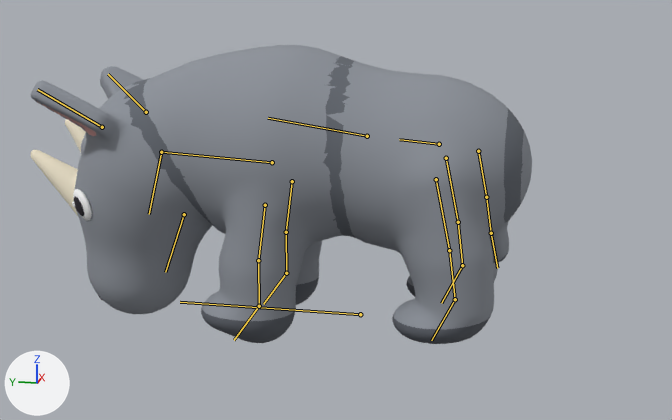
One commit to the glTF model art_sources/own/black_rhino_LOD0.glb: the scene before it, then after it.
Camera for both pictures: a camera (50 mm lens) standing at (-4.93, -0.67, 1.8) and looking at (0.09, 0.34, 0.55). Every picture has the same lights, and +X, +Y and +Z are marked at lower left. The first picture is the older version. Both versions are drawn at frame 5 of the action 'attack'; the numbers are the values there. The bones that bend it are drawn over the model as lines.

Objects in the first picture: 'black_rhino'.
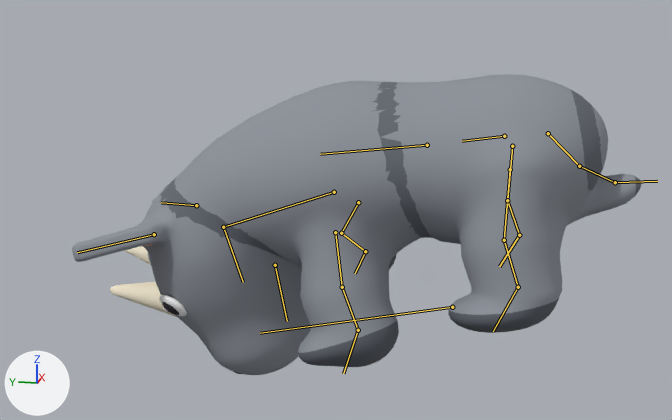
What changed in the scene script:
```text
Change bone_root:
    where bone_root = bpy.data.objects['black_rhino_rig'].pose.bones['root']
    bone_root.location: (0.0, 0.175, -0.033) -> (0.0, -0.342, 0.049)
    bone_root.rotation_quaternion: (1.0, 0.0, 0.0, 0.0) -> (0.994, -0.106, 0.0, 0.0)  # degrees (0, 0, 0) -> degrees (-12, 0, 0)
    bone_root.scale: (1.0, 1.0, 1.0) -> (1.14, 1.05, 0.9)
Change bone_chest:
    where bone_chest = bpy.data.objects['black_rhino_rig'].pose.bones['chest']  # child of 'hips'
    bone_chest.rotation_quaternion: (1.0, -0.025, 0.0, 0.0) -> (0.999, -0.042, 0.0, 0.0)  # degrees (-3, 0, 0) -> degrees (-5, 0, 0)
Change bone_neck:
    where bone_neck = bpy.data.objects['black_rhino_rig'].pose.bones['neck']  # child of 'chest'
    bone_neck.rotation_quaternion: (0.985, -0.174, 0.0, 0.0) -> (0.965, -0.263, 0.0, 0.0)  # degrees (-20, 0, 0) -> degrees (-30, 0, 0)
Change bone_head:
    where bone_head = bpy.data.objects['black_rhino_rig'].pose.bones['head']  # child of 'neck'
    bone_head.rotation_quaternion: (0.992, -0.125, 0.0, 0.0) -> (0.983, -0.185, 0.0, 0.0)  # degrees (-14, 0, 0) -> degrees (-21, 0, 0)
Change bone_ear_l:
    where bone_ear_l = bpy.data.objects['black_rhino_rig'].pose.bones['ear.L']  # child of 'head'
    bone_ear_l.rotation_quaternion: (0.98, -0.199, 0.0, 0.0) -> (0.954, -0.257, -0.041, 0.152)  # degrees (-23, 0, 0) -> degrees (-30, 0, 18)
Change bone_ear_r:
    where bone_ear_r = bpy.data.objects['black_rhino_rig'].pose.bones['ear.R']  # child of 'head'
    bone_ear_r.rotation_quaternion: (0.98, -0.199, 0.0, 0.0) -> (0.954, -0.257, 0.041, -0.152)  # degrees (-23, 0, 0) -> degrees (-30, 0, -18)
Change bone_fl_upper_l:
    where bone_fl_upper_l = bpy.data.objects['black_rhino_rig'].pose.bones['fl_upper.L']  # child of 'chest'
    bone_fl_upper_l.rotation_quaternion: (0.995, 0.092, 0.0, 0.0) -> (0.993, 0.053, 0.006, 0.106)  # degrees (11, 0, 0) -> degrees (6, 0, 12)
Change bone_fl_lower_l:
    where bone_fl_lower_l = bpy.data.objects['black_rhino_rig'].pose.bones['fl_lower.L']  # child of 'fl_upper.L'
    bone_fl_lower_l.rotation_quaternion: (0.998, -0.066, 0.0, 0.0) -> (0.994, -0.106, 0.0, 0.0)  # degrees (-8, 0, 0) -> degrees (-12, 0, 0)
Change bone_fl_upper_r:
    where bone_fl_upper_r = bpy.data.objects['black_rhino_rig'].pose.bones['fl_upper.R']  # child of 'chest'
    bone_fl_upper_r.rotation_quaternion: (0.995, 0.092, 0.0, 0.0) -> (0.909, 0.301, -0.091, -0.274)  # degrees (11, 0, 0) -> degrees (37, 0, -34)
Change bone_fl_lower_r:
    where bone_fl_lower_r = bpy.data.objects['black_rhino_rig'].pose.bones['fl_lower.R']  # child of 'fl_upper.R'
    bone_fl_lower_r.rotation_quaternion: (0.998, -0.066, 0.0, 0.0) -> (0.899, -0.432, 0.0, 0.0)  # degrees (-8, 0, 0) -> degrees (-51, 0, 0)
Change bone_fl_foot_r:
    where bone_fl_foot_r = bpy.data.objects['black_rhino_rig'].pose.bones['fl_foot.R']  # child of 'fl_lower.R'
    bone_fl_foot_r.rotation_quaternion: (1.0, 0.0, 0.0, 0.0) -> (0.994, 0.106, 0.0, 0.0)  # degrees (0, 0, 0) -> degrees (12, 0, 0)
Change bone_tail1:
    where bone_tail1 = bpy.data.objects['black_rhino_rig'].pose.bones['tail1']  # child of 'hips'
    bone_tail1.rotation_quaternion: (1.0, -0.026, 0.0, 0.0) -> (0.983, -0.181, 0.0, 0.0)  # degrees (-3, 0, 0) -> degrees (-21, 0, 0)
Change bone_tail2:
    where bone_tail2 = bpy.data.objects['black_rhino_rig'].pose.bones['tail2']  # child of 'tail1'
    bone_tail2.rotation_quaternion: (1.0, -0.026, 0.0, 0.0) -> (0.975, -0.223, 0.0, 0.0)  # degrees (-3, 0, 0) -> degrees (-26, 0, 0)
Change bone_tail3:
    where bone_tail3 = bpy.data.objects['black_rhino_rig'].pose.bones['tail3']  # child of 'tail2'
    bone_tail3.rotation_quaternion: (1.0, -0.026, 0.0, 0.0) -> (0.965, -0.262, 0.0, 0.0)  # degrees (-3, 0, 0) -> degrees (-30, 0, 0)
Change bone_hl_upper_l:
    where bone_hl_upper_l = bpy.data.objects['black_rhino_rig'].pose.bones['hl_upper.L']  # child of 'hips'
    bone_hl_upper_l.rotation_quaternion: (0.994, -0.105, 0.0, 0.0) -> (0.989, 0.105, 0.011, 0.106)  # degrees (-12, 0, 0) -> degrees (12, 0, 12)
Change bone_hl_lower_l:
    where bone_hl_lower_l = bpy.data.objects['black_rhino_rig'].pose.bones['hl_lower.L']  # child of 'hl_upper.L'
    bone_hl_lower_l.rotation_quaternion: (0.999, 0.039, 0.0, 0.0) -> (0.987, -0.159, 0.0, 0.0)  # degrees (5, 0, 0) -> degrees (-18, 0, 0)
Change bone_hl_foot_l:
    where bone_hl_foot_l = bpy.data.objects['black_rhino_rig'].pose.bones['hl_foot.L']  # child of 'hl_lower.L'
    bone_hl_foot_l.rotation_quaternion: (0.998, 0.052, 0.0, 0.0) -> (0.994, 0.106, 0.0, 0.0)  # degrees (6, 0, 0) -> degrees (12, 0, 0)
Change bone_hl_upper_r:
    where bone_hl_upper_r = bpy.data.objects['black_rhino_rig'].pose.bones['hl_upper.R']  # child of 'hips'
    bone_hl_upper_r.rotation_quaternion: (0.994, -0.105, 0.0, 0.0) -> (0.989, 0.105, -0.011, -0.106)  # degrees (-12, 0, 0) -> degrees (12, 0, -12)
Change bone_hl_lower_r:
    where bone_hl_lower_r = bpy.data.objects['black_rhino_rig'].pose.bones['hl_lower.R']  # child of 'hl_upper.R'
    bone_hl_lower_r.rotation_quaternion: (0.999, 0.039, 0.0, 0.0) -> (0.987, -0.159, 0.0, 0.0)  # degrees (5, 0, 0) -> degrees (-18, 0, 0)
Change bone_hl_foot_r:
    where bone_hl_foot_r = bpy.data.objects['black_rhino_rig'].pose.bones['hl_foot.R']  # child of 'hl_lower.R'
    bone_hl_foot_r.rotation_quaternion: (0.998, 0.052, 0.0, 0.0) -> (0.994, 0.106, 0.0, 0.0)  # degrees (6, 0, 0) -> degrees (12, 0, 0)
```

Changed parts and their boxes [x1, y1, x2, y2] in the pictures (672 x 420 px):
'black_rhino', posed (14% wider): before [31, 45, 532, 344]; after [72, 74, 641, 375]
bone 'root', root to tip: before (360, 314) to (180, 302); after (452, 307) to (260, 333)
bone 'chest', root to tip: before (367, 136) to (268, 118); after (427, 145) to (320, 154)
bone 'neck', root to tip: before (272, 162) to (161, 152); after (334, 192) to (223, 227)
bone 'head', root to tip: before (161, 152) to (149, 214); after (223, 227) to (243, 282)
bone 'ear.L', root to tip: before (102, 127) to (37, 89); after (154, 234) to (77, 252)
bone 'ear.R', root to tip: before (146, 112) to (108, 74); after (196, 205) to (161, 202)
bone 'fl_upper.L', root to tip: before (265, 205) to (258, 260); after (335, 232) to (342, 287)
bone 'fl_lower.L', root to tip: before (258, 260) to (259, 306); after (342, 287) to (358, 330)
bone 'fl_upper.R', root to tip: before (292, 181) to (286, 232); after (358, 202) to (341, 233)
bone 'fl_lower.R', root to tip: before (286, 232) to (286, 273); after (341, 233) to (365, 251)
bone 'fl_foot.R', root to tip: before (286, 273) to (263, 304); after (365, 251) to (355, 273)
bone 'tail1', root to tip: before (478, 151) to (486, 197); after (548, 133) to (579, 166)
bone 'tail2', root to tip: before (486, 197) to (491, 233); after (579, 166) to (615, 182)
bone 'tail3', root to tip: before (491, 233) to (497, 268); after (615, 182) to (657, 181)
bone 'hl_upper.L', root to tip: before (436, 179) to (449, 250); after (510, 169) to (504, 240)
bone 'hl_lower.L', root to tip: before (449, 250) to (455, 299); after (504, 240) to (518, 287)
bone 'hl_foot.L', root to tip: before (455, 299) to (431, 340); after (518, 287) to (493, 331)
bone 'hl_upper.R', root to tip: before (446, 158) to (458, 222); after (512, 146) to (507, 200)
bone 'hl_lower.R', root to tip: before (458, 222) to (462, 265); after (507, 200) to (519, 235)
bone 'hl_foot.R', root to tip: before (462, 265) to (441, 303); after (519, 235) to (499, 266)
